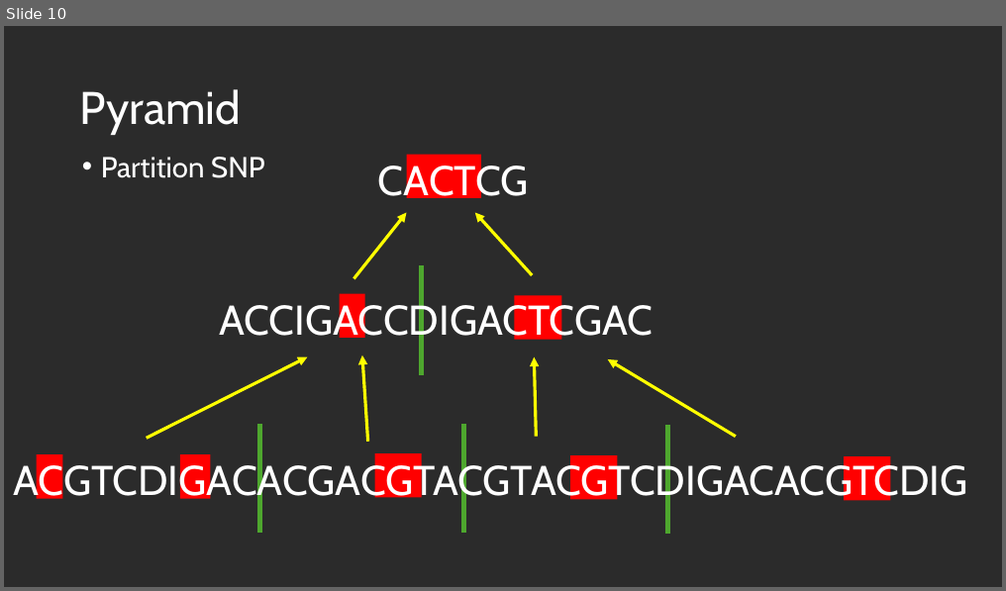
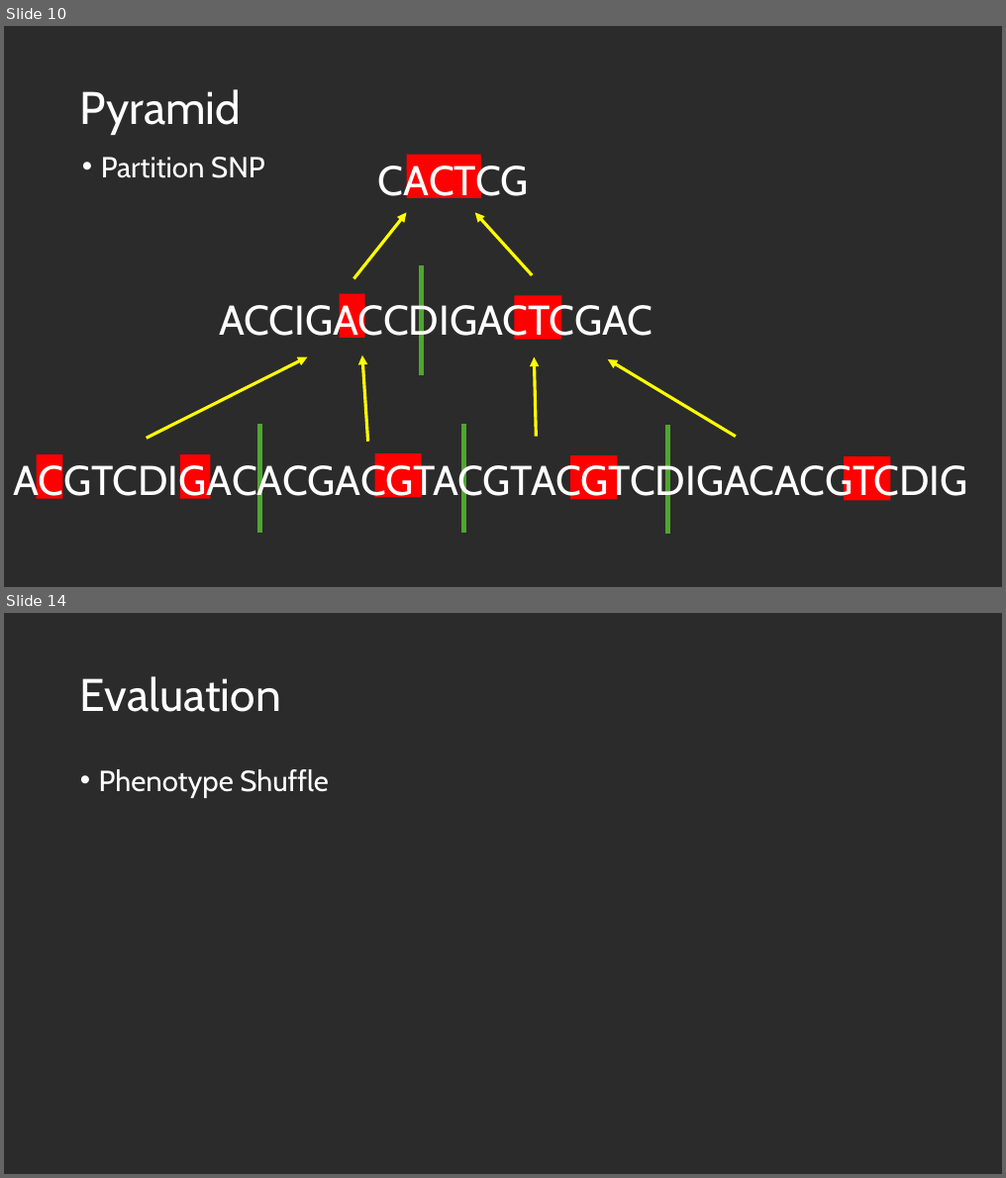
Before and after one commit to us-ja/GWAS_Internship_2025, a slide deck: Presentation/End_of_internship.pptx. Shown one above the other, each under a label of ours: slide 10 before the commit, slides 10 and 14 after it; the slides between them are not shown. The pictures are 1006x591 and 1006x1178 pixels, drawn with LibreOffice and Linux fonts; fonts in the diff are those of the drawing; background and template pictures are left out; a plain dark background stands for a picture behind light text. Boxes give left, top, right and bottom in pixels: in the first picture for what was removed or moved away, otherwise in the second. Text is boxed around its words. In the diff, an @@ line names an element or a change of style, - is before the commit and + after.

```diff
--- a/Presentation/End_of_internship.pptx
+++ b/Presentation/End_of_internship.pptx
@@ slide 14 added at box(4, 613, 1002, 1174), background picture (left out) @@
@@ title added at box(80, 676, 281, 712), 44 pt, text #FFFFFF @@
+Evaluation
@@ text added at box(99, 769, 329, 798), 28 pt, text #FFFFFF @@
+• Phenotype Shuffle
```
Also in this commit, not shown: 5 slides changed, 5 other slides added, 2 slides removed.
